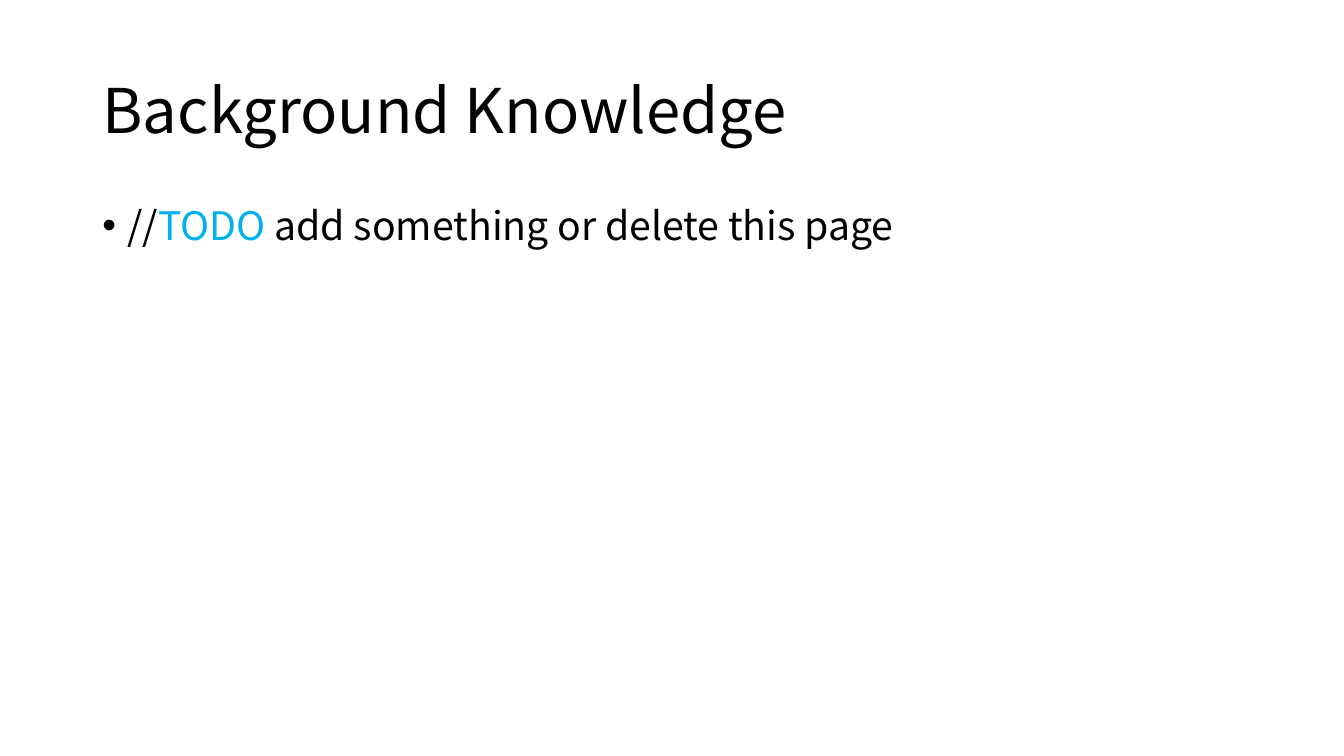
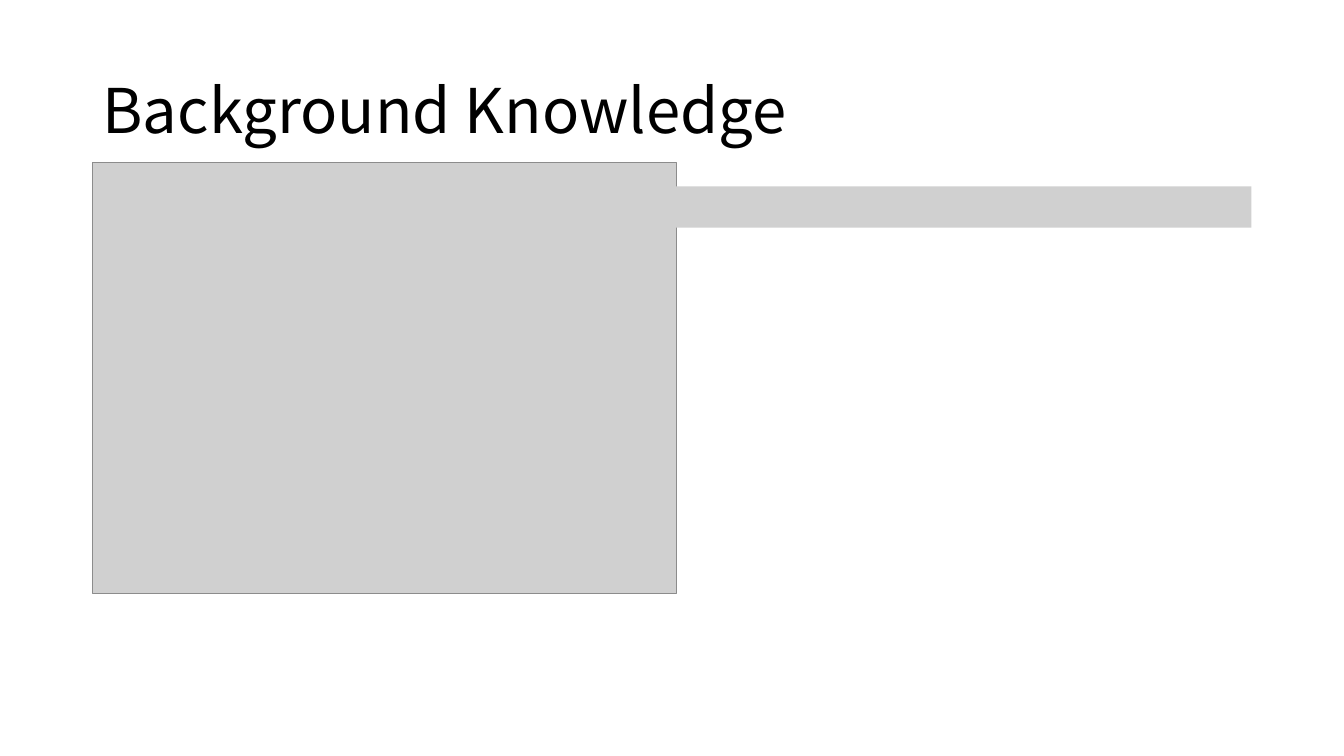
Before and after one commit to ASSANDHOLE/Signal-System_Project, a slide deck: slide 3 of Project1/Speech Synthesis And Perception With Envelope Cue.pptx. Drawn at 1344x756 pixels with LibreOffice and Linux fonts; fonts in the diff are those of the drawing; grey boxes stand for pictures. Boxes give left, top, right and bottom in pixels: in the first picture for what was removed or moved away, otherwise in the second. Text is boxed around its words. In the diff, an @@ line names an element or a change of style, - is before the commit and + after.

```diff
--- a/Project1/Speech Synthesis And Perception With Envelope Cue.pptx
+++ b/Project1/Speech Synthesis And Perception With Envelope Cue.pptx
@@ picture added at bbox=[93, 162, 677, 593] @@
@@ text removed at bbox=[128, 208, 894, 250] @@
-• //TODO add something or delete this page
@@ picture added at bbox=[605, 187, 1252, 228] @@
```
Also in this commit, not shown: 4 other slides changed, 9 slides added, 1 slide removed.
